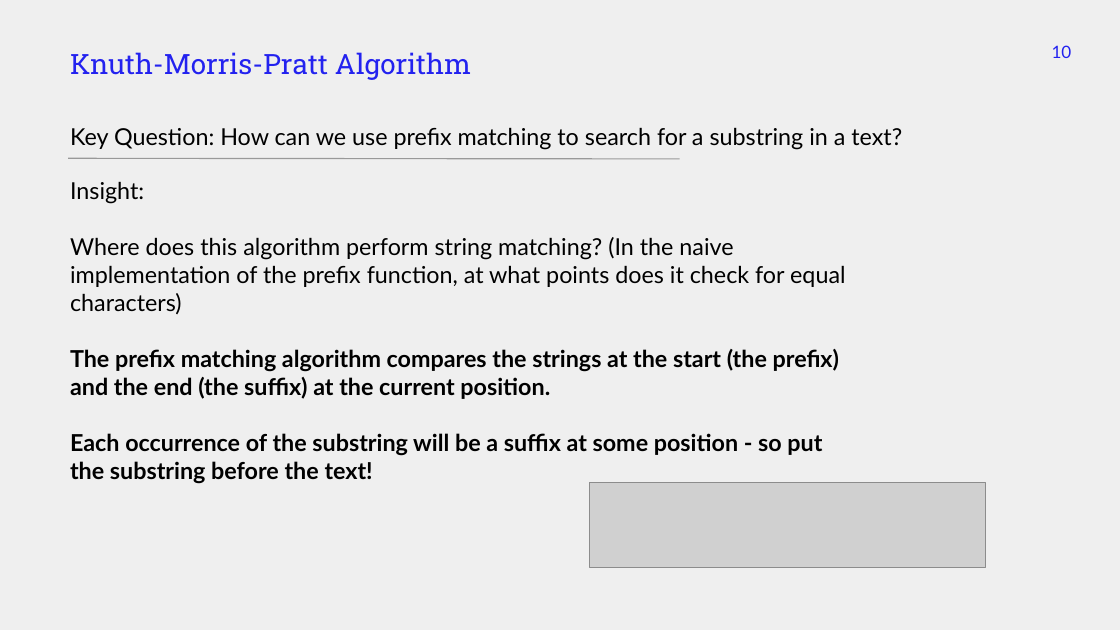
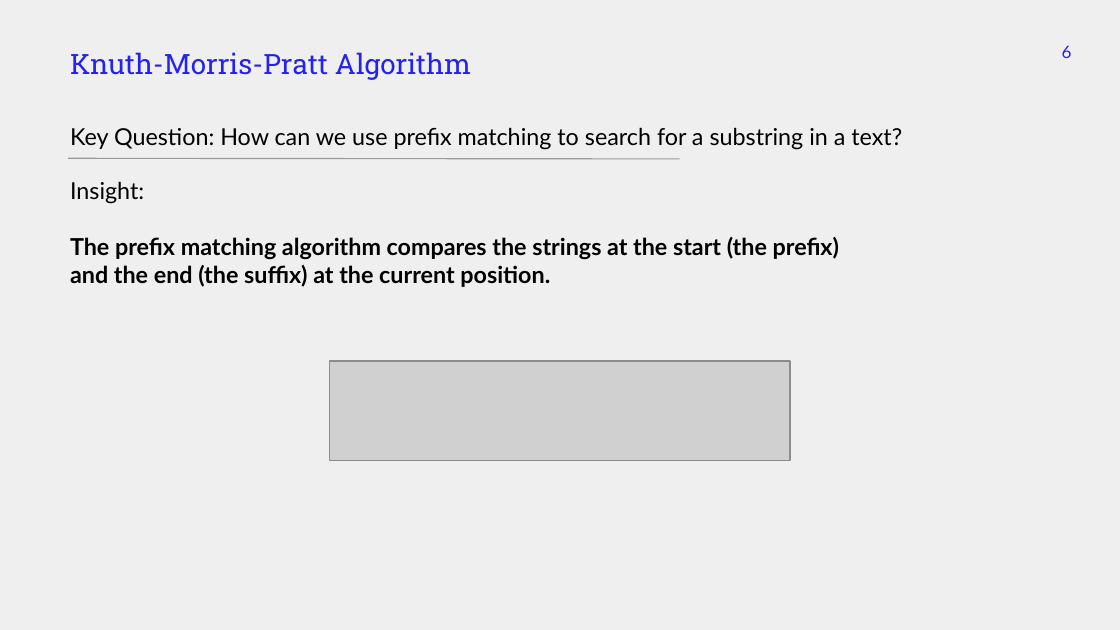
Before and after one commit to markfloryan/advalgo_projects, a slide deck: slide 6 of projects/12-KnuthMorrisPratt/slides/presentation_KMP.pptx (slide 10 before the commit). Drawn at 1120x630 pixels with LibreOffice and Linux fonts; fonts in the diff are those of the drawing; grey boxes stand for pictures. Boxes give left, top, right and bottom in pixels: in the first picture for what was removed or moved away, otherwise in the second. Text is boxed around its words. In the diff, an @@ line names an element or a change of style, - is before the commit and + after.

```diff
--- a/projects/12-KnuthMorrisPratt/slides/presentation_KMP.pptx
+++ b/projects/12-KnuthMorrisPratt/slides/presentation_KMP.pptx
@@ page number at bbox=[1062, 45, 1072, 58]: text changed @@
-10
+6
@@ title at bbox=[70, 181, 144, 204]: text changed @@
-Insight:
-Where does this algorithm perform string matching? (In the naive implementation of the prefix function, at what points does it check for equal characters)
+Insight:
@@ picture: place and size @@
-picture at bbox=[589, 483, 986, 568]
+picture at bbox=[330, 361, 791, 460]
@@ title at bbox=[70, 433, 822, 484]: paragraph removed @@
-Each occurrence of the substring will be a suffix at some position - so put the substring before the text!
```
Also in this commit, not shown: 4 other slides changed, 6 slides removed, 1 other file.
